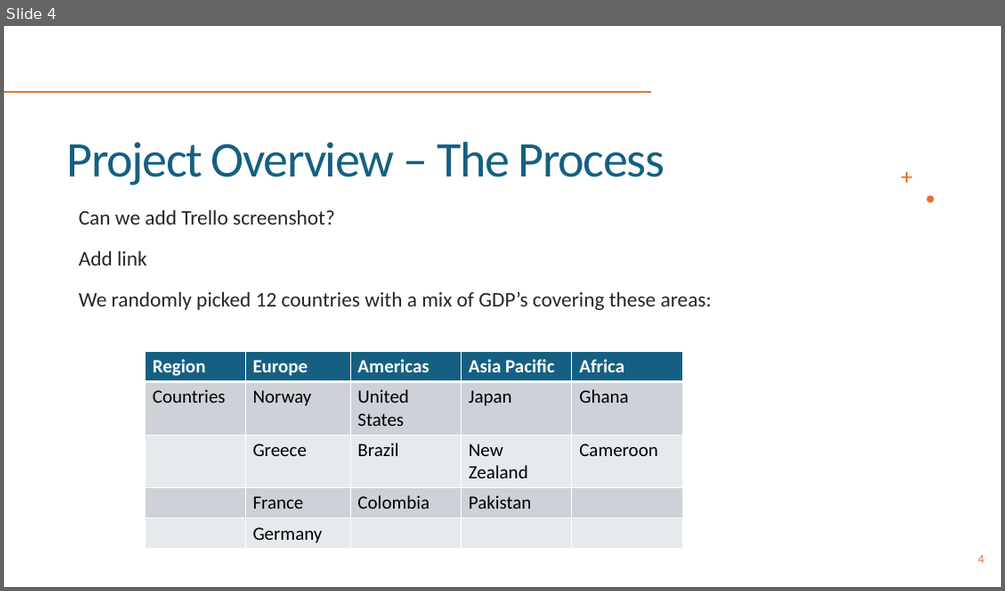
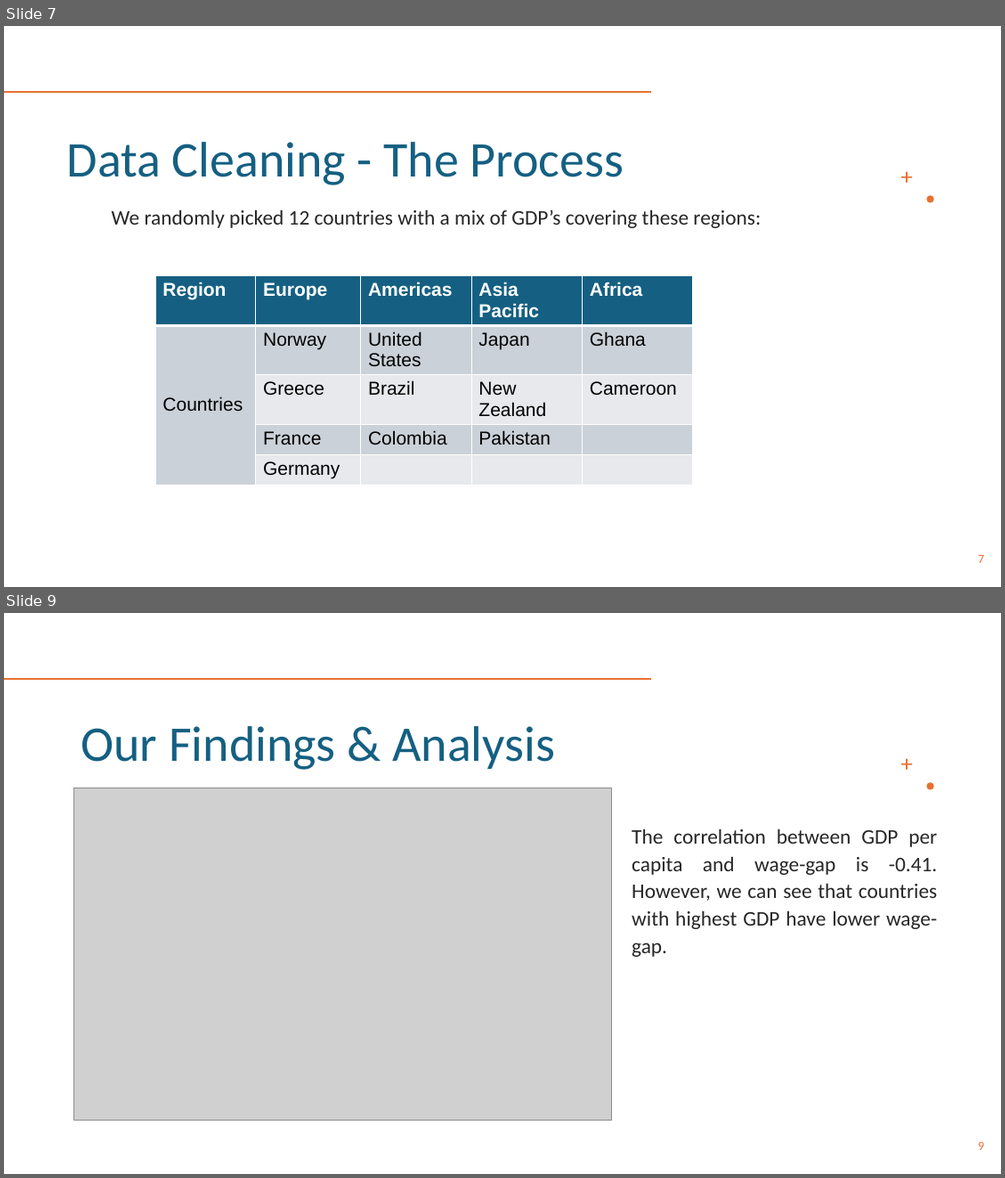
Before and after one commit to PaolaGaray/FirstProject, a slide deck: slides/Team 1_Week3.pptx. Shown one above the other, each under a label of ours: slide 4 before the commit, slides 7 and 9 after it; the slides between them are not shown. The pictures are 1005x591 and 1005x1178 pixels, drawn with LibreOffice and Linux fonts; fonts in the diff are those of the drawing; grey boxes stand for pictures. Boxes give left, top, right and bottom in pixels: in the first picture for what was removed or moved away, otherwise in the second. Text is boxed around its words. In the diff, an @@ line names an element or a change of style, - is before the commit and + after.

```diff
--- a/slides/Team 1_Week3.pptx
+++ b/slides/Team 1_Week3.pptx
@@ slide 9 added at box(4, 613, 1001, 1174), background #FFFFFF; not listed: 3 template elements that a slide beside it also shows @@
@@ title added at box(81, 726, 555, 770), 48 pt, text #156082 @@
+Our Findings & Analysis
@@ picture added at box(73, 788, 612, 1119) @@
@@ text added at box(631, 828, 937, 957), 20 pt, text #262626 @@
+The correlation between GDP per capita and wage-gap is -0.41.
+However, we can see that countries with highest GDP have lower wage-gap.
@@ page number added at box(978, 1142, 984, 1150), 12 pt, text #E97132 @@
+9
@@ what was slide 4 is now slide 7 @@
@@ slide 7 changed as well @@
@@ title at box(67, 142, 623, 185): text changed @@
-Project Overview – The Process
+Data Cleaning - The Process
@@ text at box(112, 209, 760, 228): text changed @@
-Can we add Trello screenshot?
-Add link
-We randomly picked 12 countries with a mix of GDP’s covering these areas:
+We randomly picked 12 countries with a mix of GDP’s covering these regions:
@@ table at box(155, 276, 692, 482) @@
@@ fill #CCD2D8 to #CAD1D8 in 9 cells @@
@@ fill #E8EAED to #E7E9EC in 8 cells @@
@@ font Calibri to Arial @@
@@ table: place and size @@
-table at box(146, 351, 682, 548)
+table at box(155, 276, 692, 482)
@@ page number at box(978, 555, 984, 563): text changed @@
-4
+7
```
Also in this commit, not shown: 5 other slides changed, 9 other slides added, 12 slides removed, 2 other files.
